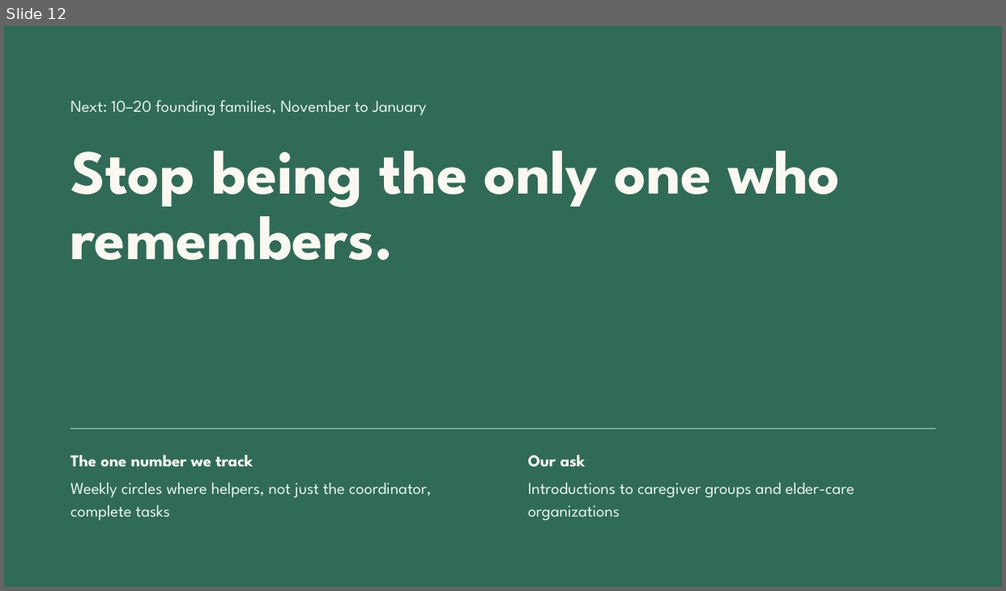
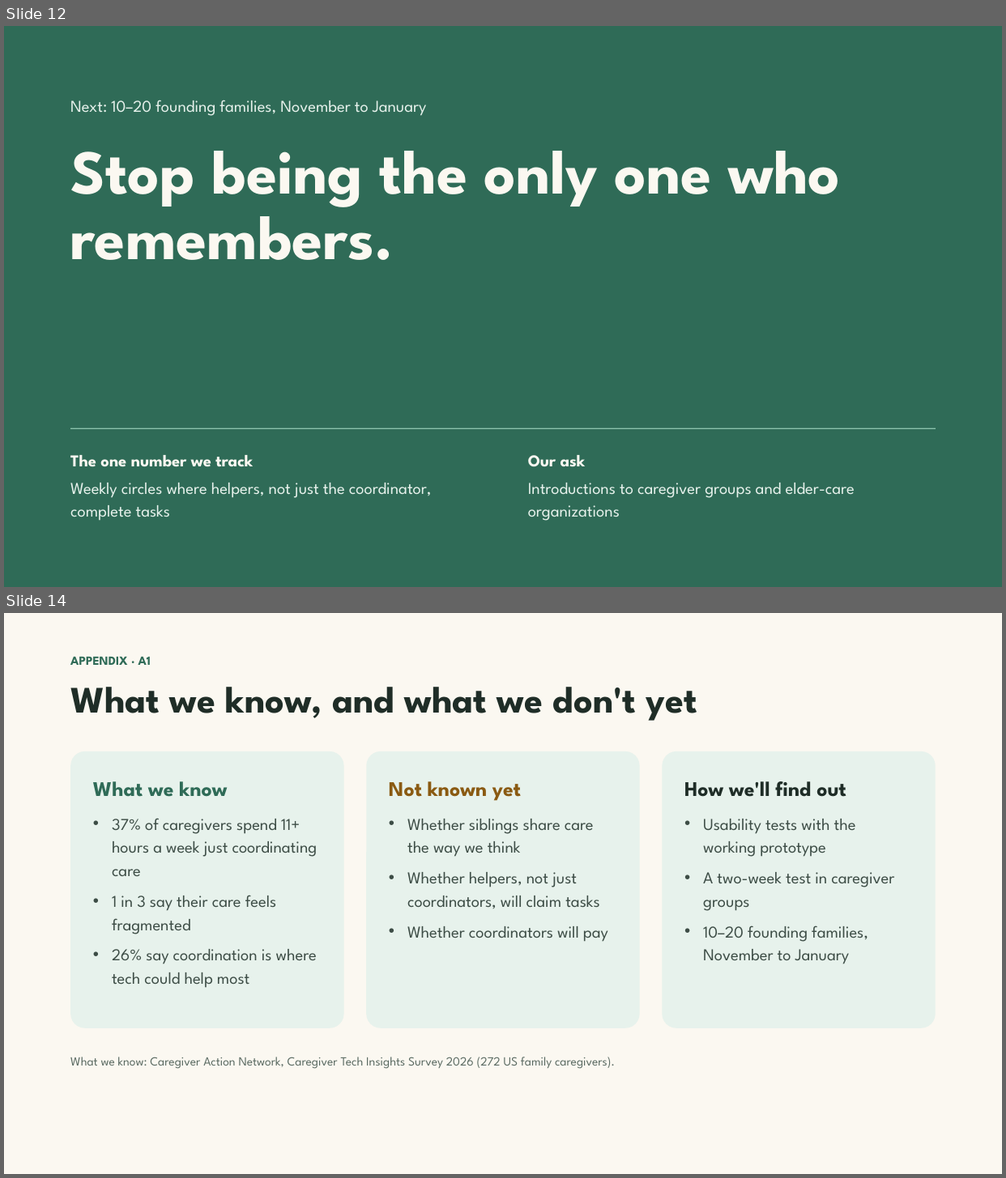
Before and after one commit to Team-Claudia/kindred, a slide deck: docs/pitch/Kindred Demo Day Pitch V3.pptx. Shown one above the other, each under a label of ours: slide 12 before the commit, slides 12 and 14 after it; the slides between them are not shown. The pictures are 1006x591 and 1006x1178 pixels, drawn with LibreOffice and Linux fonts; fonts in the diff are those of the drawing. Boxes give left, top, right and bottom in pixels: in the first picture for what was removed or moved away, otherwise in the second. Text is boxed around its words. In the diff, an @@ line names an element or a change of style, - is before the commit and + after.

```diff
--- a/docs/pitch/Kindred Demo Day Pitch V3.pptx
+++ b/docs/pitch/Kindred Demo Day Pitch V3.pptx
@@ slide 14 added at bbox=[4, 613, 1002, 1174], background #FBF8F1 @@
@@ text added at bbox=[70, 657, 151, 665], 12 pt, text #2F6B57, bold @@
+APPENDIX · A1
@@ title added at bbox=[70, 687, 697, 721], 36 pt, text #1F2D27, bold @@
+What we know, and what we don't yet
@@ rounded rectangle added at bbox=[70, 752, 344, 1029], fill #E7F2EC @@
@@ rounded rectangle added at bbox=[366, 752, 640, 1029], fill #E7F2EC @@
@@ rounded rectangle added at bbox=[662, 752, 936, 1029], fill #E7F2EC @@
@@ text added at bbox=[93, 781, 317, 988], 16 pt, text #3D4D46 @@
+What we know
+• 37% of caregivers spend 11+ hours a week just coordinating care
+• 1 in 3 say their care feels fragmented
+• 26% say coordination is where tech could help most
@@ text added at bbox=[389, 781, 608, 942], 16 pt, text #3D4D46 @@
+Not known yet
+• Whether siblings share care the way we think
+• Whether helpers, not just coordinators, will claim tasks
+• Whether coordinators will pay
@@ text added at bbox=[684, 781, 894, 965], 16 pt, text #3D4D46 @@
+How we'll find out
+• Usability tests with the working prototype
+• A two-week test in caregiver groups
+• 10–20 founding families, November to January
@@ text added at bbox=[70, 1057, 615, 1069], 12 pt, text #5B6B63 @@
+What we know: Caregiver Action Network, Caregiver Tech Insights Survey 2026 (272 US family caregivers).
```
Also in this commit, not shown: 2 slides changed, 10 other slides added, 2 slides removed, 6 other files.
